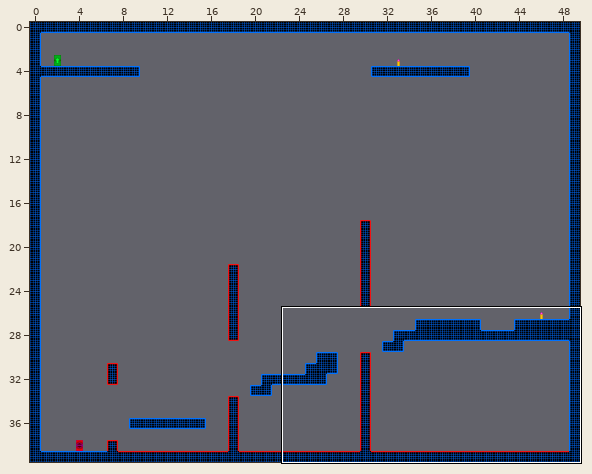
Tiled map: Game/data/maps/main/Level2.tmx. Above, an overview of the earlier version with the close-up marked.
Close-up. Earlier state:
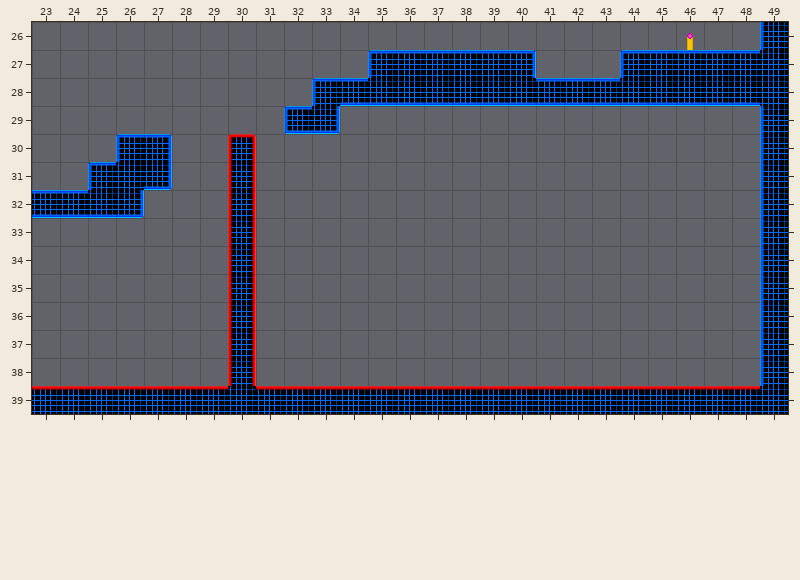
Cells are 32x32 px. Shown: x 23..49, y 26..39. The commit also changed other parts of the map, which this record leaves out.
Once edited:
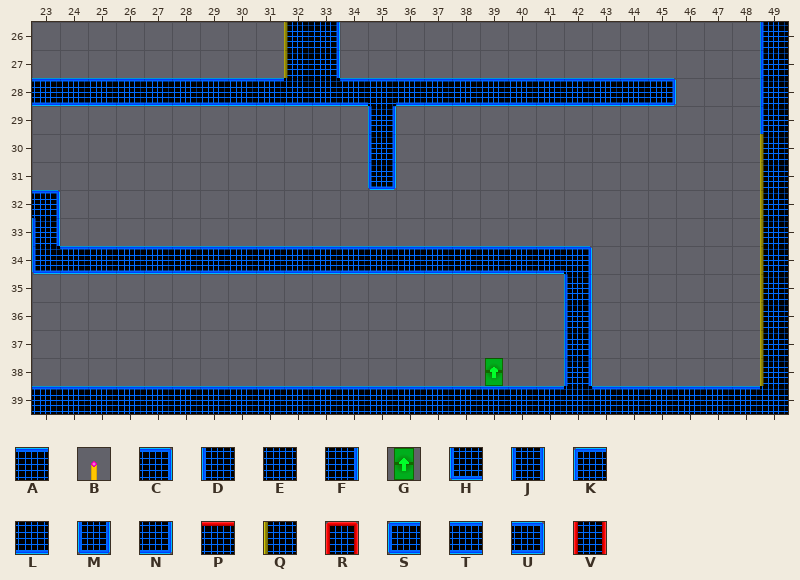
Key: from "TestTile": A 1, B 3, C 6, D 13, E 14, F 15, G 16, H 17, J 18, K 19, L 27, M 31, N 32, P 40, Q 55, R 79, S 81, T 82, U 83, V 92.
_ is an empty cell.
Edits made:
Layer "Livello tile 1":
y 26: x 32..33 __ -> QF; x 46 B -> _
y 27: x 32..33 __ -> QF; x 35..40 KAAAAC -> ______; x 44..49 KAAAAE -> _____D
y 28: x 23..33 __________K -> TTTTTTTTTLL; x 35..40 LLLLLL -> ATTTTT; x 44..49 LLLLLE -> TU___D
y 29: x 32..33 SN -> __; x 35 _ -> J
y 30: x 26..27 KC -> __; x 30 R -> _; x 35 _ -> J; x 49 D -> Q
y 31: x 25..27 KEN -> ___; x 30 V -> _; x 35 _ -> M; x 49 D -> Q
y 32: x 23..26 TTLN -> C___; x 30 V -> _; x 49 D -> Q
y 33: x 23 _ -> J; x 30 V -> _; x 49 D -> Q
y 34: x 23..42 _______V____________ -> HTTTTTTTTTTTTTTTTTTC; x 49 D -> Q
y 35..37: x 30 V -> _; x 42 _ -> J; x 49 D -> Q
y 38: x 30 V -> _; x 39 _ -> G; x 42 _ -> J; x 49 D -> Q
y 39: x 23..48 PPPPPPPEPPPPPPPPPPPPPPPPPP -> AAAAAAAAAAAAAAAAAAAEAAAAAA
